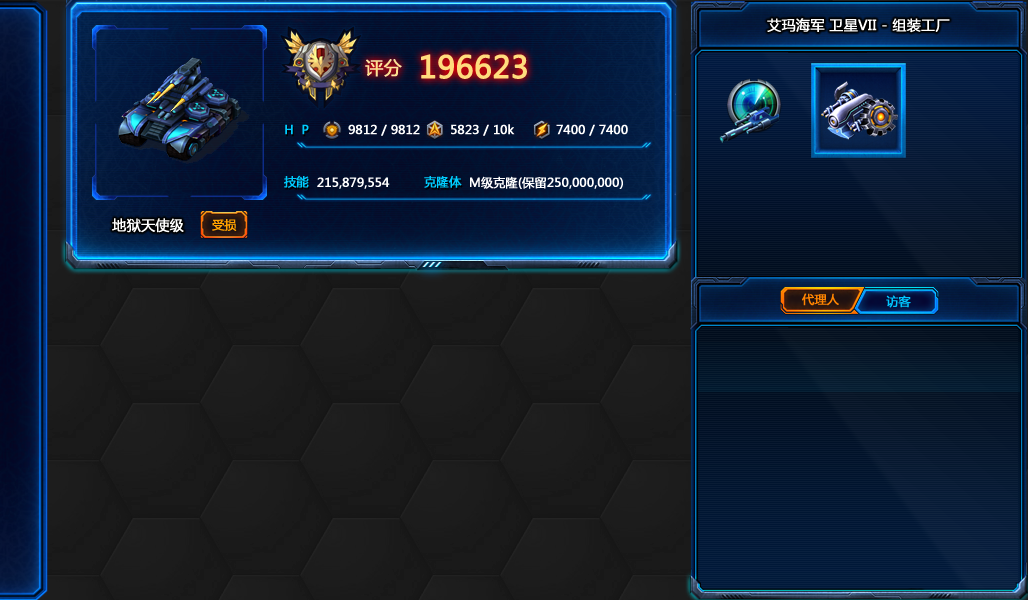
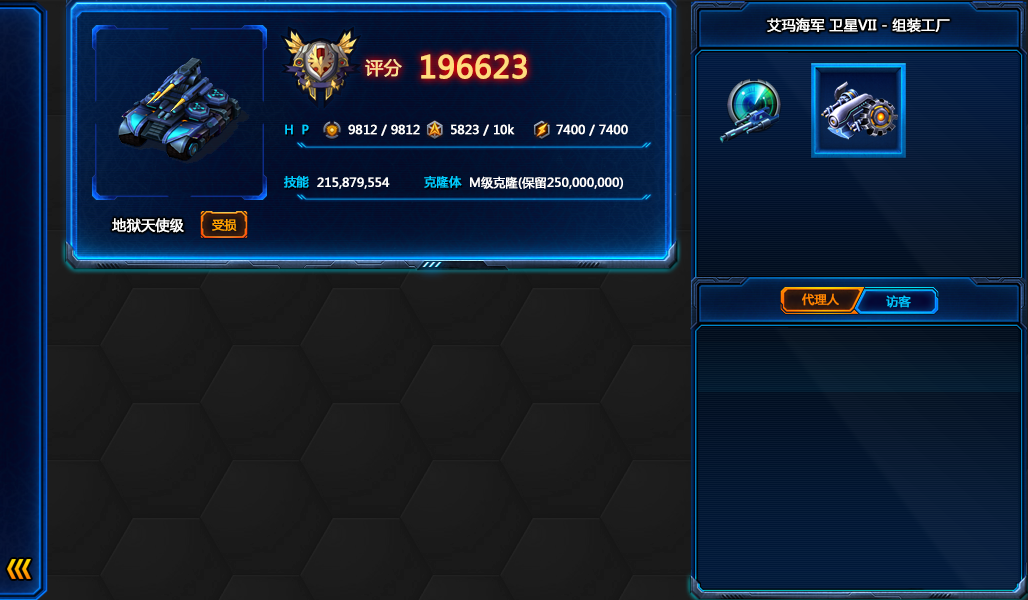
Layers edited between the first and the second 1028×600 image:
added group "左" with 2 layers above "中" over [5, 557, 33, 581]
added layer "形状 1 副本 2" in group "左" over [7, 559, 31, 579]
moved "图层 14" into group "左" over [5, 557, 33, 581]
